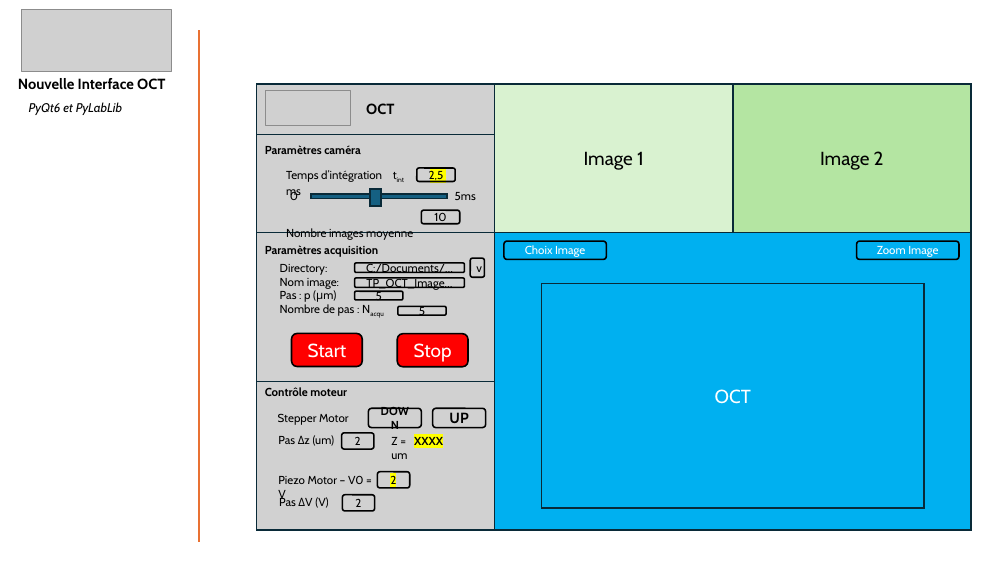
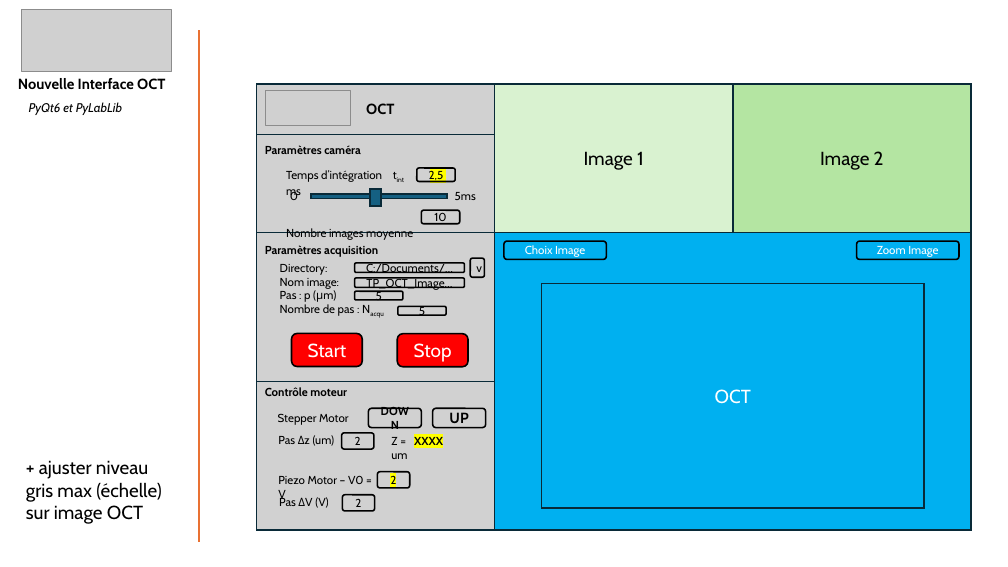
Before and after one commit to IOGS-LEnsE-ressources/camera-gui, a slide deck: slide 2 of applis/OCT/OCT_new_version.pptx. Drawn at 1008x567 pixels with LibreOffice and Linux fonts; fonts in the diff are those of the drawing; grey boxes stand for pictures. Boxes give left, top, right and bottom in pixels: in the first picture for what was removed or moved away, otherwise in the second. Text is boxed around its words. In the diff, an @@ line names an element or a change of style, - is before the commit and + after.

```diff
--- a/applis/OCT/OCT_new_version.pptx
+++ b/applis/OCT/OCT_new_version.pptx
@@ text added at (26, 460, 161, 524), 18 pt, text #000000 @@
++ ajuster niveau gris max (échelle) sur image OCT
```
